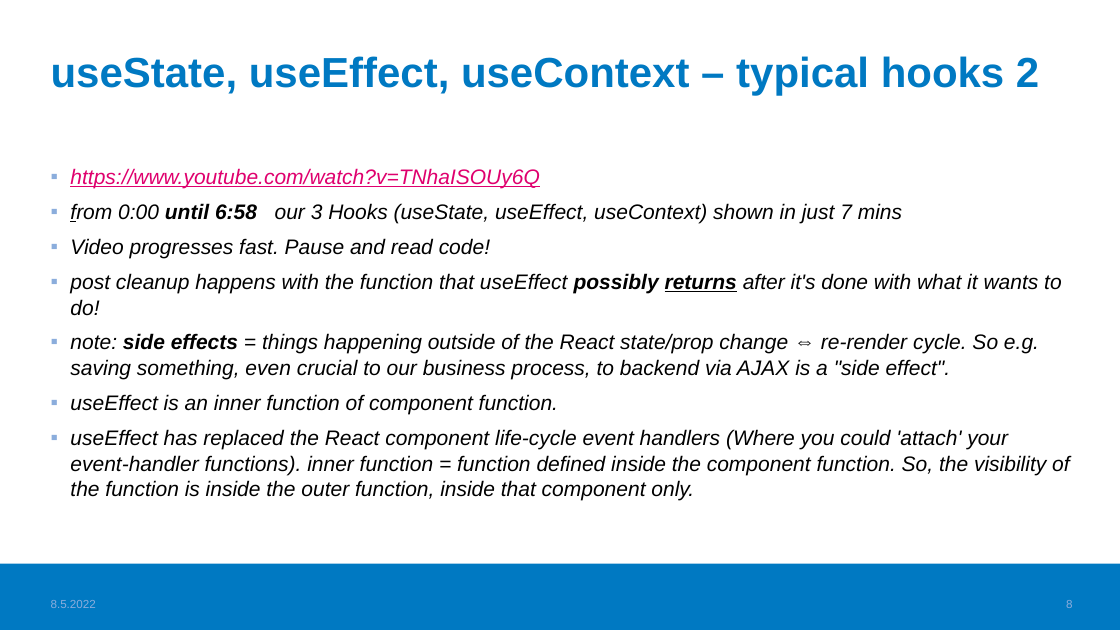
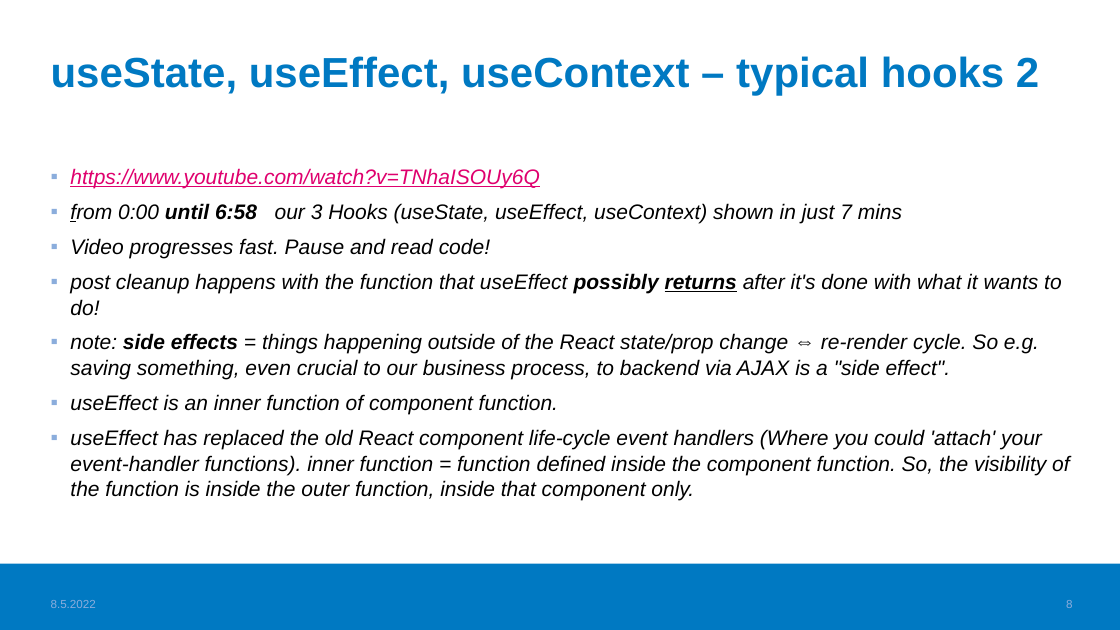
Before and after one commit to valju/docs_frontend_design, a slide deck: slide 8 of FrontendStuff_ForExam.pptx. Drawn at 1120x630 pixels with LibreOffice and Linux fonts; fonts in the diff are those of the drawing; background and template pictures are left out. Boxes give left, top, right and bottom in pixels: in the first picture for what was removed or moved away, otherwise in the second. Text is boxed around its words. In the diff, an @@ line names an element or a change of style, - is before the commit and + after.

```diff
--- a/FrontendStuff_ForExam.pptx
+++ b/FrontendStuff_ForExam.pptx
@@ text at [70,429,1069,501]: text changed @@
-▪ useEffect has replaced the React component life-cycle event handlers (Where you could 'attach' your event-handler functions). inner function = function defined inside the component function. So, the visibility of the function is inside the outer function, inside that component only.
+▪ useEffect has replaced the old React component life-cycle event handlers (Where you could 'attach' your event-handler functions). inner function = function defined inside the component function. So, the visibility of the function is inside the outer function, inside that component only.
```
Also in this commit, not shown: 5 other slides changed, 1 slide added, 1 other file.
